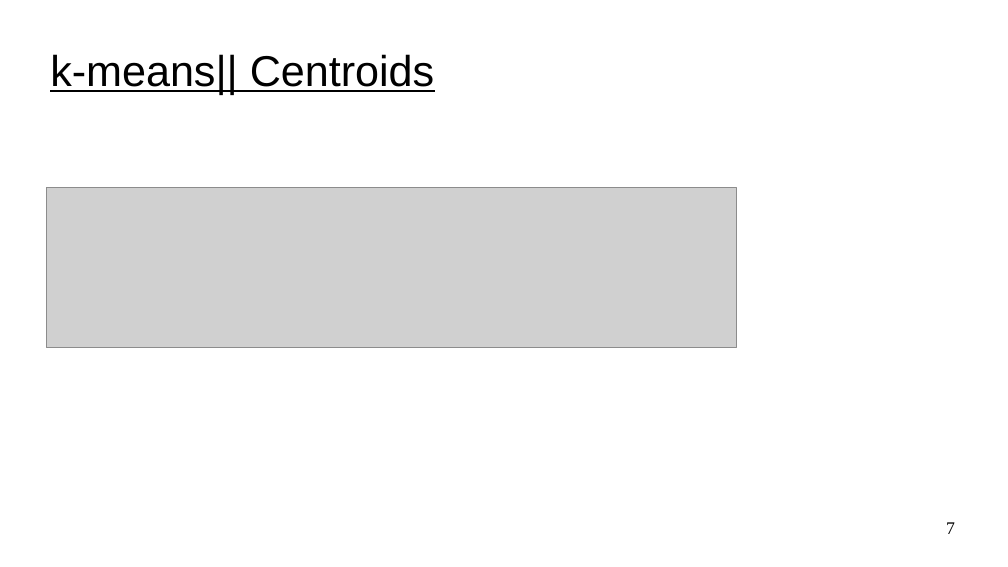
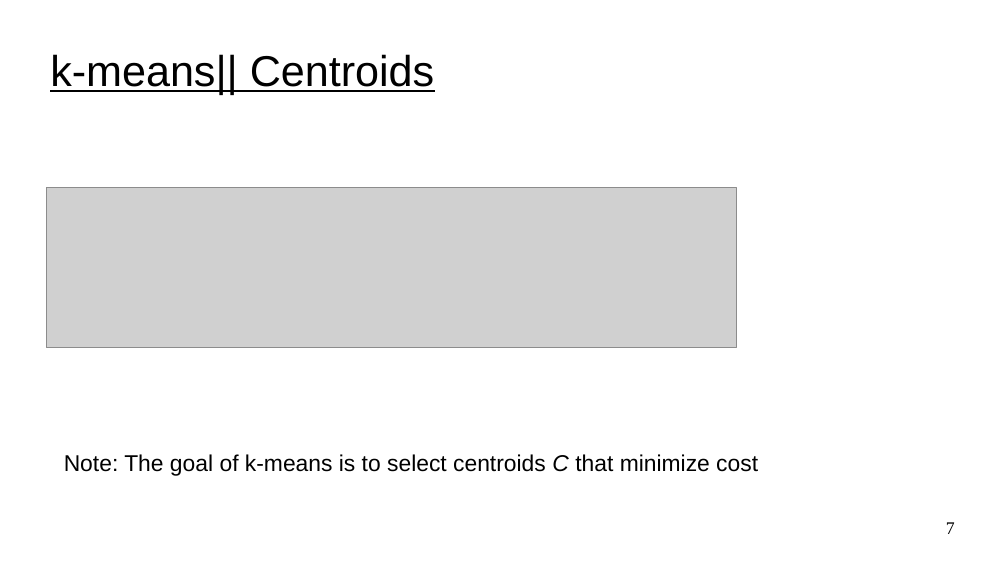
Before and after one commit to UVADS/distributed_computing, a slide deck: slide 7 of 05_clustering_and_dim_reduction/content_clustering/k_means_extensions.ppt. Drawn at 1008x567 pixels with LibreOffice and Linux fonts; fonts in the diff are those of the drawing; grey boxes stand for pictures. Boxes give left, top, right and bottom in pixels: in the first picture for what was removed or moved away, otherwise in the second. Text is boxed around its words. In the diff, an @@ line names an element or a change of style, - is before the commit and + after.

Commit message:
clarified k-means extension slides

```diff
--- a/05_clustering_and_dim_reduction/content_clustering/k_means_extensions.ppt
+++ b/05_clustering_and_dim_reduction/content_clustering/k_means_extensions.ppt
@@ text added at box(64, 454, 758, 476), 18 pt, text #000000 @@
+Note: The goal of k-means is to select centroids C that minimize cost
```
Also in this commit, not shown: 2 other slides changed, 1 other file.
